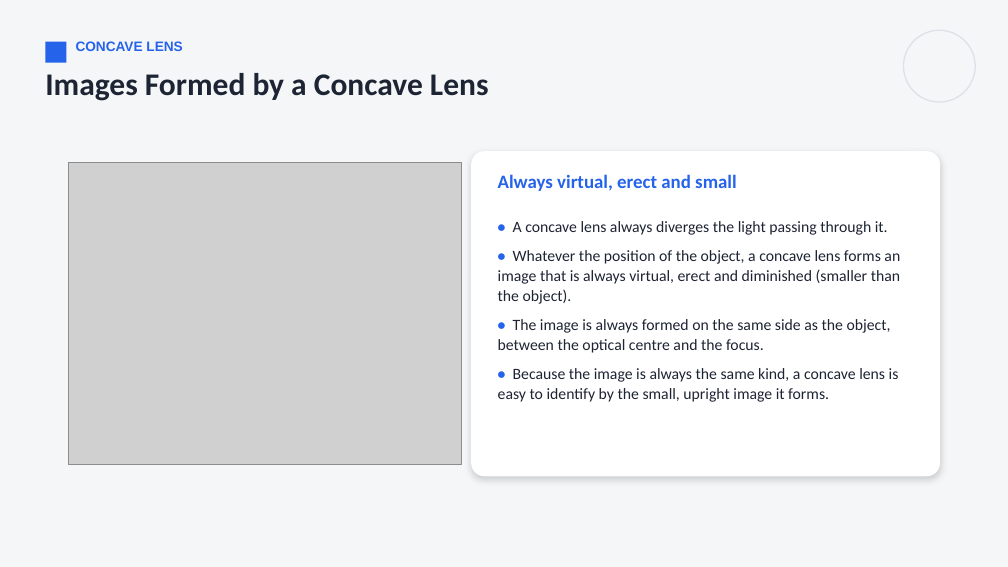
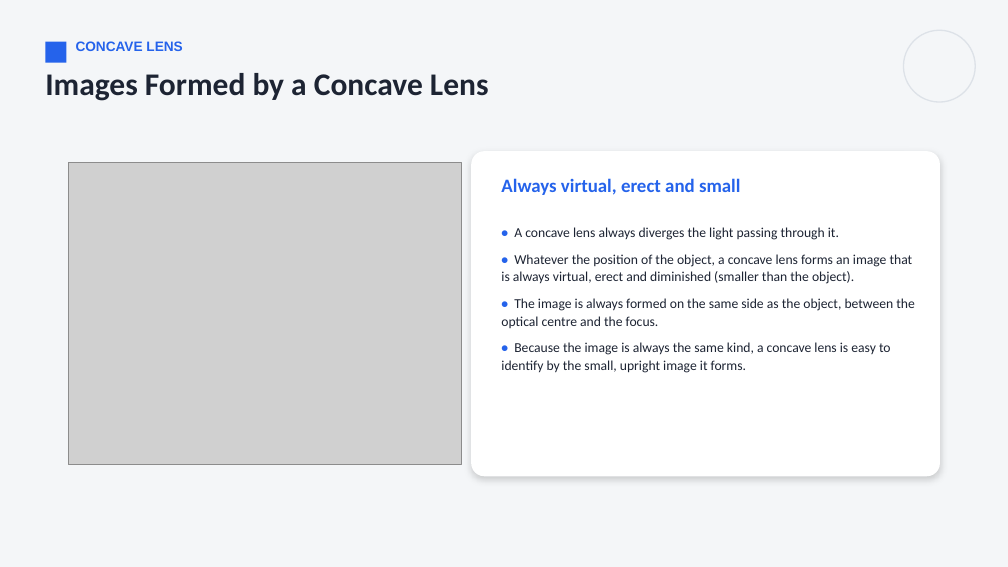
Before and after one commit to parmeshwars2911/MyFirstAR, a slide deck: slide 8 of ppt/MH_Grade10/MH10_S64_Lenses.pptx. Drawn at 1008x567 pixels with LibreOffice and Linux fonts; fonts in the diff are those of the drawing; grey boxes stand for pictures. Boxes give left, top, right and bottom in pixels: in the first picture for what was removed or moved away, otherwise in the second. Text is boxed around its words. In the diff, an @@ line names an element or a change of style, - is before the commit and + after.

```diff
--- a/ppt/MH_Grade10/MH10_S64_Lenses.pptx
+++ b/ppt/MH_Grade10/MH10_S64_Lenses.pptx
@@ text "Always virtual, erect and small" moved from (x1=498, y1=174, x2=736, y2=191) to (x1=501, y1=178, x2=740, y2=195) @@
@@ text "• A concave lens always ..." at (x1=501, y1=227, x2=915, y2=373): size 15 to 13 pt; line spacing 1.05 to 1.06 @@
```
Also in this commit, not shown: 4 other slides changed, 12 other files.
